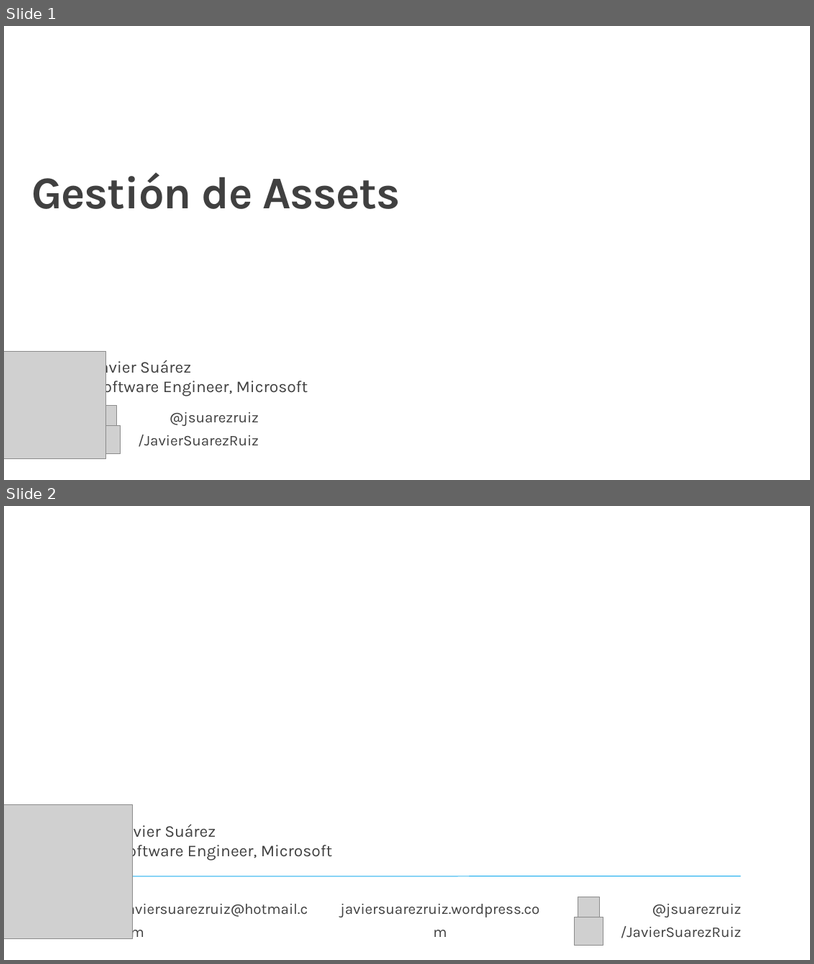
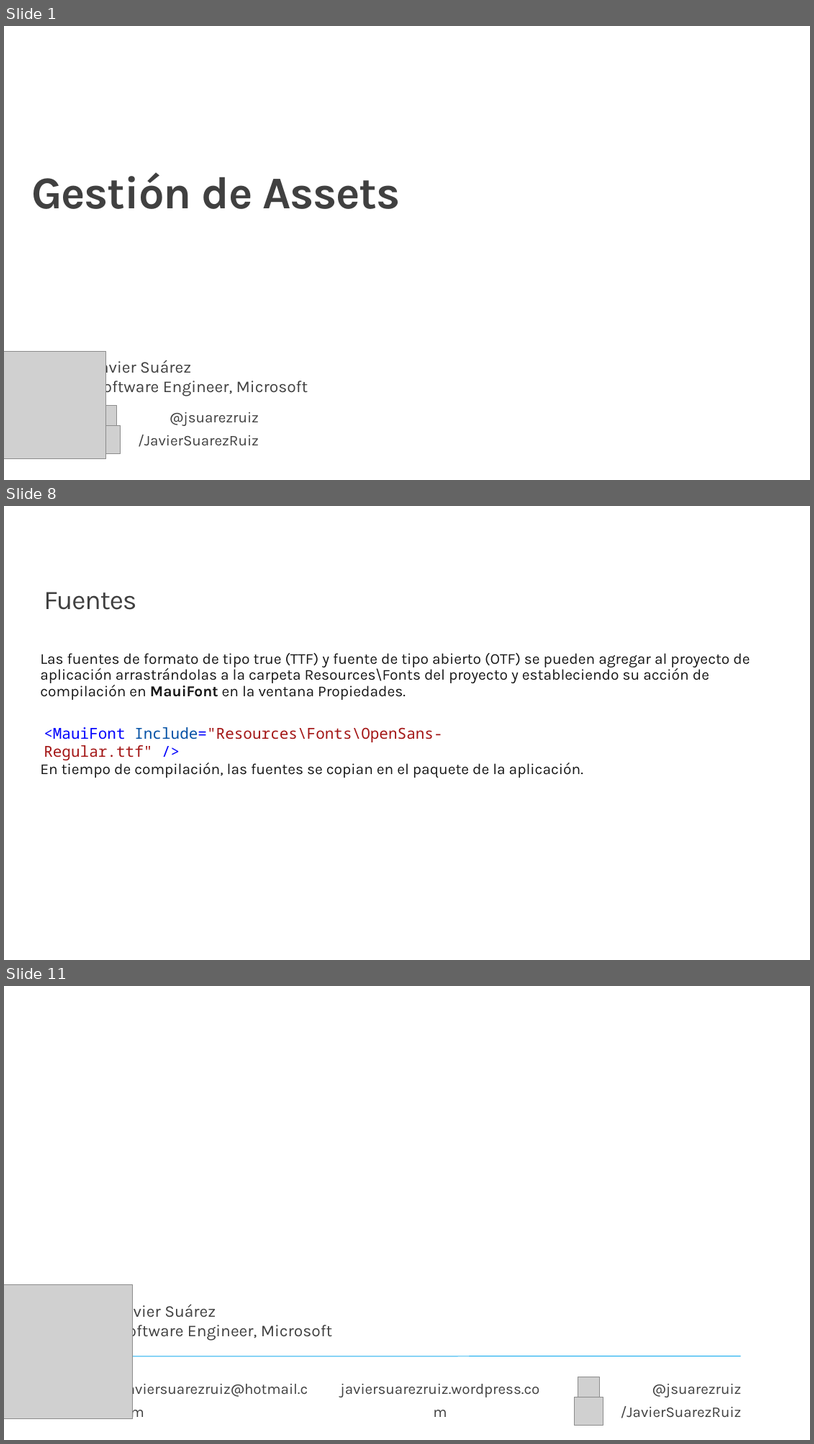
Before and after one commit to jsuarezruiz/taller-dotnet-maui, a slide deck: Bloque 3 - Creación de primera App/Taller12 - Gestión de Assets.pptx. Shown one above the other, each under a label of ours: slides 1 and 2 before the commit, slides 1, 8 and 11 after it; the slides between them are not shown. The pictures are 814x964 and 814x1444 pixels, drawn with LibreOffice and Linux fonts; fonts in the diff are those of the drawing; grey boxes stand for pictures; background and template pictures are left out. Boxes give left, top, right and bottom in pixels: in the first picture for what was removed or moved away, otherwise in the second. Text is boxed around its words. In the diff, an @@ line names an element or a change of style, - is before the commit and + after.

```diff
--- a/Bloque 3 - Creación de primera App/Taller12 - Gestión de Assets.pptx
+++ b/Bloque 3 - Creación de primera App/Taller12 - Gestión de Assets.pptx
@@ slide 8 added at bbox=[4, 506, 810, 960], background #FFFFFF @@
@@ title added at bbox=[44, 592, 136, 610], 32 pt, text #404040 @@
+Fuentes
@@ text added at bbox=[40, 653, 750, 777], 18 pt, text #171717 @@
+Las fuentes de formato de tipo true (TTF) y fuente de tipo abierto (OTF) se pueden agregar al proyecto de aplicación arrastrándolas a la carpeta Resources\Fonts del proyecto y estableciendo su acción de compilación en MauiFont en la ventana Propiedades.
+En tiempo de compilación, las fuentes se copian en el paquete de la aplicación.
@@ text added at bbox=[44, 727, 442, 760], 18 pt, text #A31515 @@
+<MauiFont Include="Resources\Fonts\OpenSans-Regular.ttf" />
@@ what was slide 2 is now slide 11 @@
```
Also in this commit, not shown: 8 other slides added.
